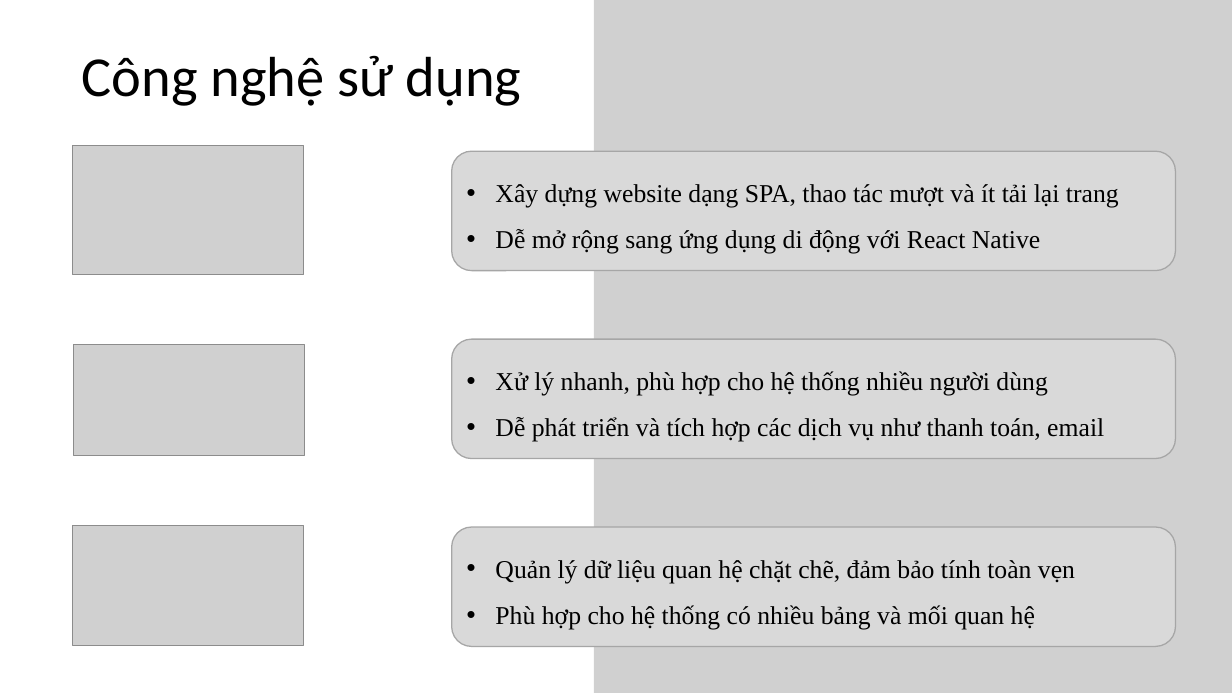
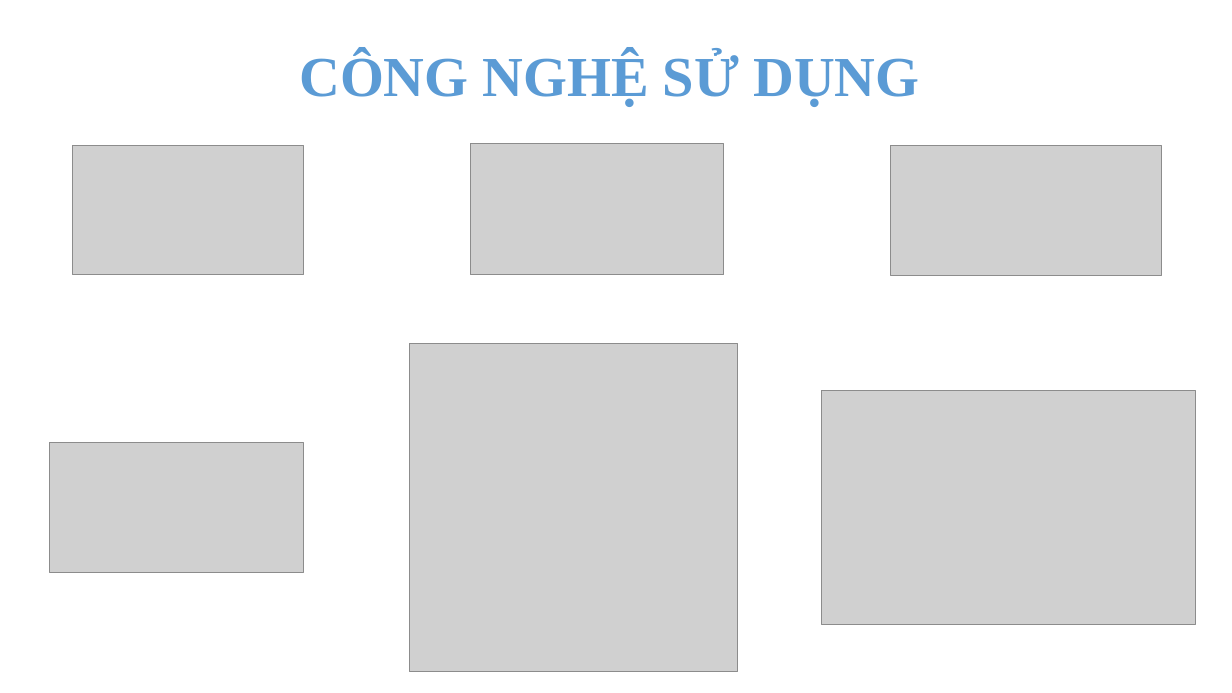
Before and after one commit to thuanvo2405/Ticket_Booking_App, a slide deck: slide 4 of slide.pptx. Drawn at 1232x693 pixels with LibreOffice and Linux fonts; fonts in the diff are those of the drawing; grey boxes stand for pictures. Boxes give left, top, right and bottom in pixels: in the first picture for what was removed or moved away, otherwise in the second. Text is boxed around its words. In the diff, an @@ line names an element or a change of style, - is before the commit and + after.

```diff
--- a/slide.pptx
+++ b/slide.pptx
@@ picture removed at <box>594,0,1232,693</box> @@
@@ title at <box>299,52,919,107</box>: text changed; font Calibri to Times New Roman; text colour #000000 to #5B9BD5; bold on @@
-Công nghệ sử dụng
+CÔNG NGHỆ SỬ DỤNG
@@ picture: place and size @@
-picture at <box>72,525,303,645</box>
+picture at <box>470,143,724,274</box>
@@ picture: place and size @@
-picture at <box>73,345,304,456</box>
+picture at <box>891,145,1162,274</box>
@@ rounded rectangle removed at <box>452,152,1176,271</box> @@
-• Xây dựng website dạng SPA, thao tác mượt và ít tải lại trang
-• Dễ mở rộng sang ứng dụng di động với React Native
@@ picture added at <box>409,343,738,672</box> @@
@@ rounded rectangle removed at <box>452,339,1176,458</box> @@
-• Xử lý nhanh, phù hợp cho hệ thống nhiều người dùng
-• Dễ phát triển và tích hợp các dịch vụ như thanh toán, email
@@ picture added at <box>822,390,1196,624</box> @@
@@ picture added at <box>50,443,303,572</box> @@
@@ rounded rectangle removed at <box>452,527,1176,646</box> @@
-• Quản lý dữ liệu quan hệ chặt chẽ, đảm bảo tính toàn vẹn
-• Phù hợp cho hệ thống có nhiều bảng và mối quan hệ
```
Also in this commit, not shown: 8 other slides changed, 1 slide added, 1 slide removed, 4 other files.
